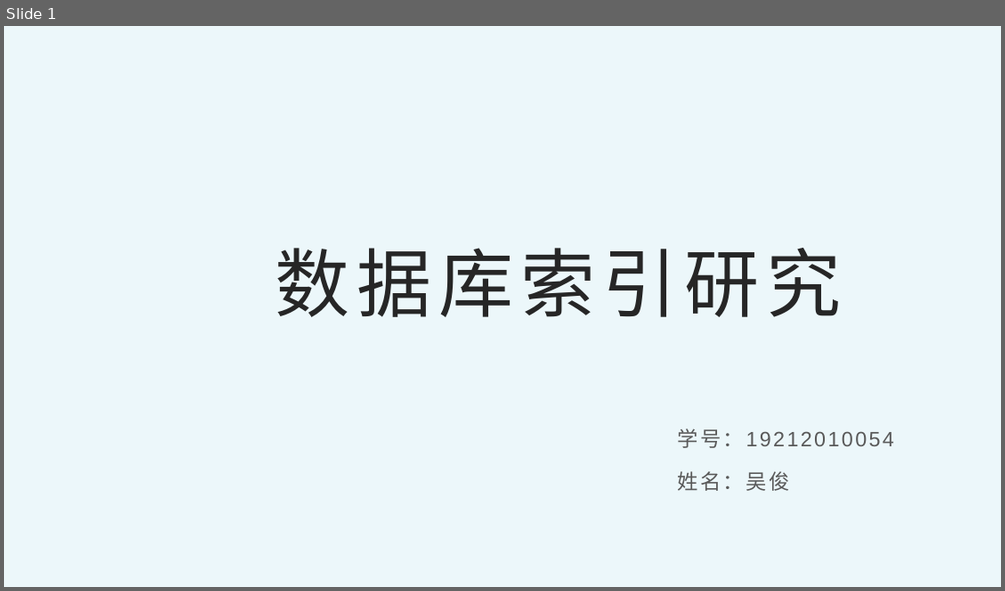
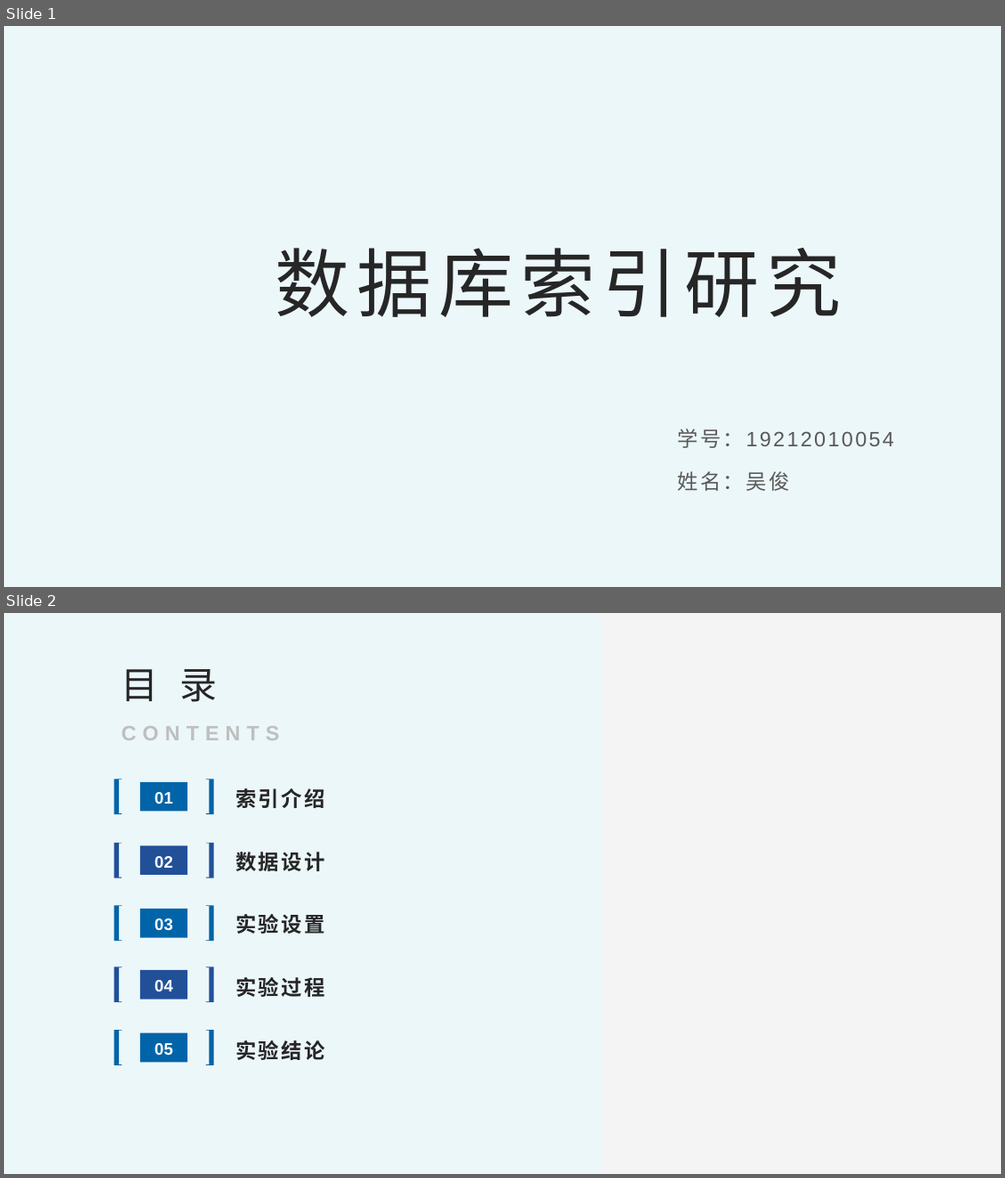
Before and after one commit to ThesisTest/dbindexresearch, a slide deck: doc/期末答辩.pptx. Shown one above the other, each under a label of ours: slide 1 before the commit, slides 1 and 2 after it. The pictures are 1005x591 and 1005x1178 pixels, drawn with LibreOffice and Linux fonts; fonts in the diff are those of the drawing; background and template pictures are left out. Boxes give left, top, right and bottom in pixels: in the first picture for what was removed or moved away, otherwise in the second. Text is boxed around its words. In the diff, an @@ line names an element or a change of style, - is before the commit and + after.

Commit message:
ppt

```diff
--- a/doc/期末答辩.pptx
+++ b/doc/期末答辩.pptx
@@ slide 2 added at (4, 613, 1001, 1174), background #F4F4F5 @@
@@ rectangle added at (4, 614, 602, 1174), fill #ECF7FA @@
@@ text added at (121, 669, 217, 702), 36 pt, text #262626 @@
+目 录
@@ text added at (121, 726, 280, 740), 20 pt, text #BFBFBF, bold @@
+CONTENTS
@@ freeform shape added at (114, 779, 121, 814), fill #0264A8 @@
@@ rectangle added at (140, 782, 187, 811), fill #0264A8, 16 pt, text #FFFFFF, bold @@
+01
@@ freeform shape added at (206, 779, 214, 814), fill #0264A8 @@
@@ text added at (235, 788, 324, 808), 20 pt, text #262626, bold @@
+索引介绍
@@ freeform shape added at (114, 843, 121, 877), fill #215099 @@
@@ rectangle added at (140, 845, 187, 875), fill #215099, 16 pt, text #FFFFFF, bold @@
+02
@@ freeform shape added at (206, 843, 214, 877), fill #215099 @@
@@ text added at (235, 852, 324, 871), 20 pt, text #262626, bold @@
+数据设计
@@ freeform shape added at (114, 906, 121, 941), fill #0264A8 @@
@@ freeform shape added at (206, 906, 214, 941), fill #0264A8 @@
@@ rectangle added at (140, 908, 187, 938), fill #0264A8, 16 pt, text #FFFFFF, bold @@
+03
@@ text added at (235, 914, 324, 933), 20 pt, text #262626, bold @@
+实验设置
@@ freeform shape added at (114, 966, 121, 1002), fill #215099 @@
@@ rectangle added at (140, 970, 187, 999), fill #215099, 16 pt, text #FFFFFF, bold @@
+04
@@ freeform shape added at (206, 966, 214, 1002), fill #215099 @@
@@ text added at (235, 977, 324, 997), 20 pt, text #262626, bold @@
+实验过程
@@ freeform shape added at (114, 1030, 121, 1064), fill #0264A8 @@
@@ rectangle added at (140, 1032, 187, 1062), fill #0264A8, 16 pt, text #FFFFFF, bold @@
+05
@@ freeform shape added at (206, 1030, 214, 1064), fill #0264A8 @@
@@ text added at (235, 1040, 324, 1060), 20 pt, text #262626, bold @@
+实验结论
```
Also in this commit, not shown: 35 other slides added, 1 other file.
